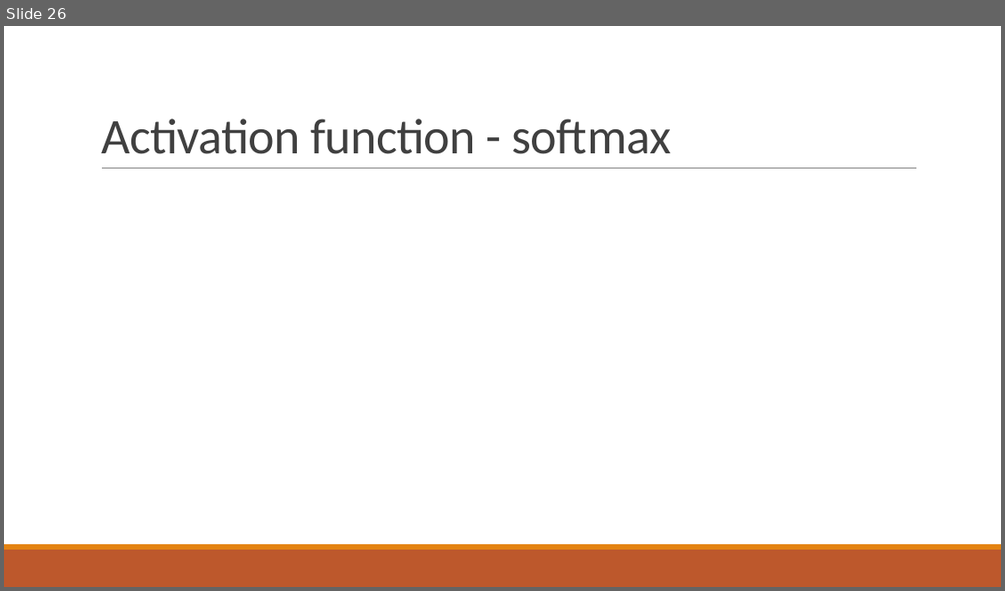
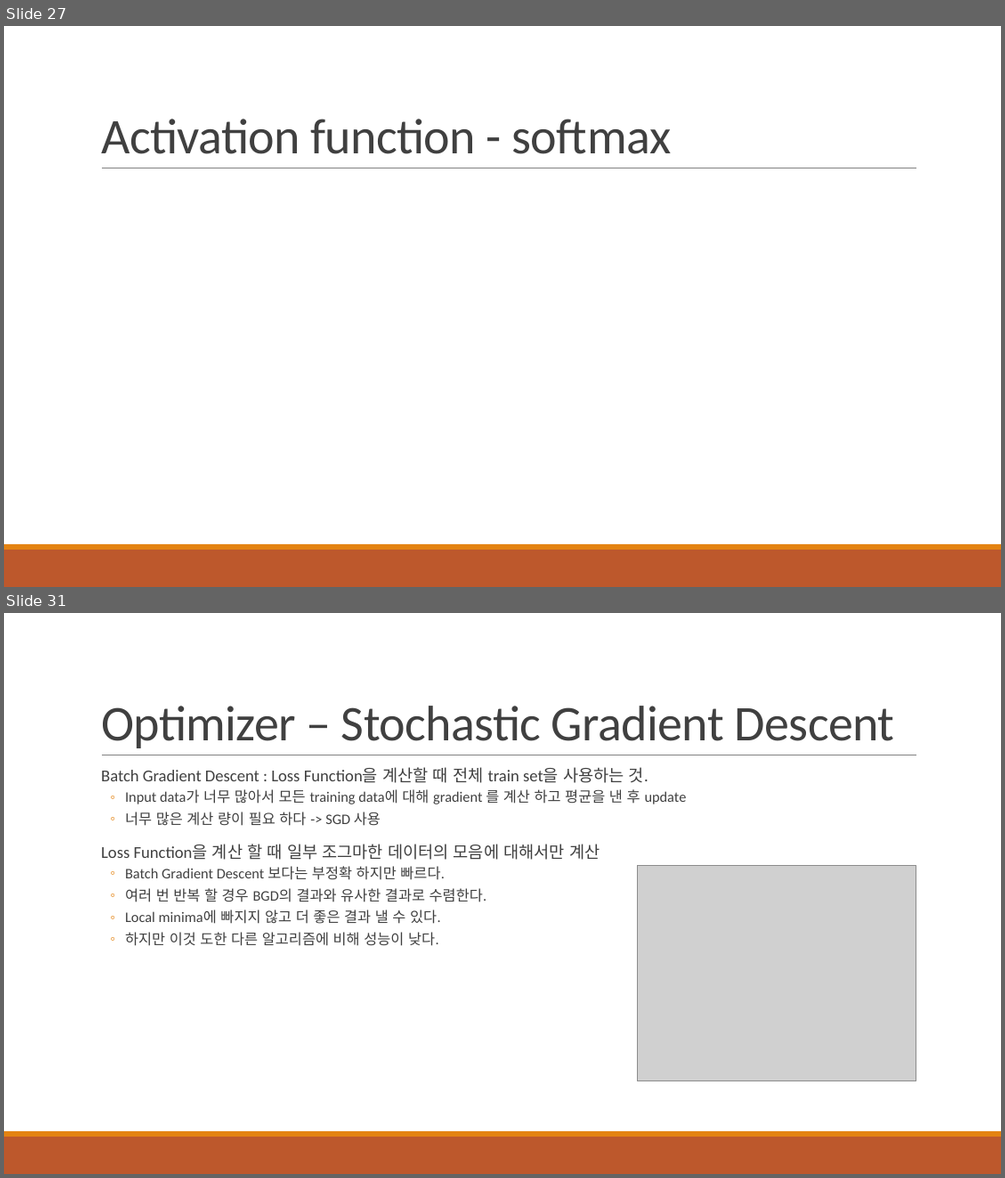
Before and after one commit to HYU-AILAB/ai-seminar, a slide deck: 01. MLP & FFNN/MLP_FFNN_김병조.pptx. Shown one above the other, each under a label of ours: slide 26 before the commit, slides 27 and 31 after it; the slides between them are not shown. The pictures are 1005x591 and 1005x1178 pixels, drawn with LibreOffice and Linux fonts; fonts in the diff are those of the drawing; grey boxes stand for pictures. Boxes give left, top, right and bottom in pixels: in the first picture for what was removed or moved away, otherwise in the second. Text is boxed around its words. In the diff, an @@ line names an element or a change of style, - is before the commit and + after.

Commit message:
to be updated (backpropagation, loss function, minist)

```diff
--- a/01. MLP & FFNN/MLP_FFNN_김병조.pptx
+++ b/01. MLP & FFNN/MLP_FFNN_김병조.pptx
@@ slide 31 added at (4,613,1001,1174), background #FFFFFF; not listed: 3 template elements that a slide beside it also shows @@
@@ title added at (101,706,895,748), 48 pt, text #404040 @@
+Optimizer – Stochastic Gradient Descent
@@ text added at (101,767,687,946), 14 pt, text #404040 @@
+  Batch Gradient Descent : Loss Function을 계산할 때 전체 train set을 사용하는 것.
+  ◦ Input data가 너무 많아서 모든 training data에 대해 gradient 를 계산 하고 평균을 낸 후 update
+  ◦ 너무 많은 계산 량이 필요 하다 -> SGD 사용
+  Loss Function을 계산 할 때 일부 조그마한 데이터의 모음에 대해서만 계산
+  ◦ Batch Gradient Descent 보다는 부정확 하지만 빠르다.
+  ◦ 여러 번 반복 할 경우 BGD의 결과와 유사한 결과로 수렴한다.
+  ◦ Local minima에 빠지지 않고 더 좋은 결과 낼 수 있다.
+  ◦ 하지만 이것 도한 다른 알고리즘에 비해 성능이 낮다.
@@ picture added at (638,865,916,1081) @@
@@ what was slide 26 is now slide 27 @@
```
Also in this commit, not shown: 6 slides changed, 6 other slides added, 2 slides removed.
